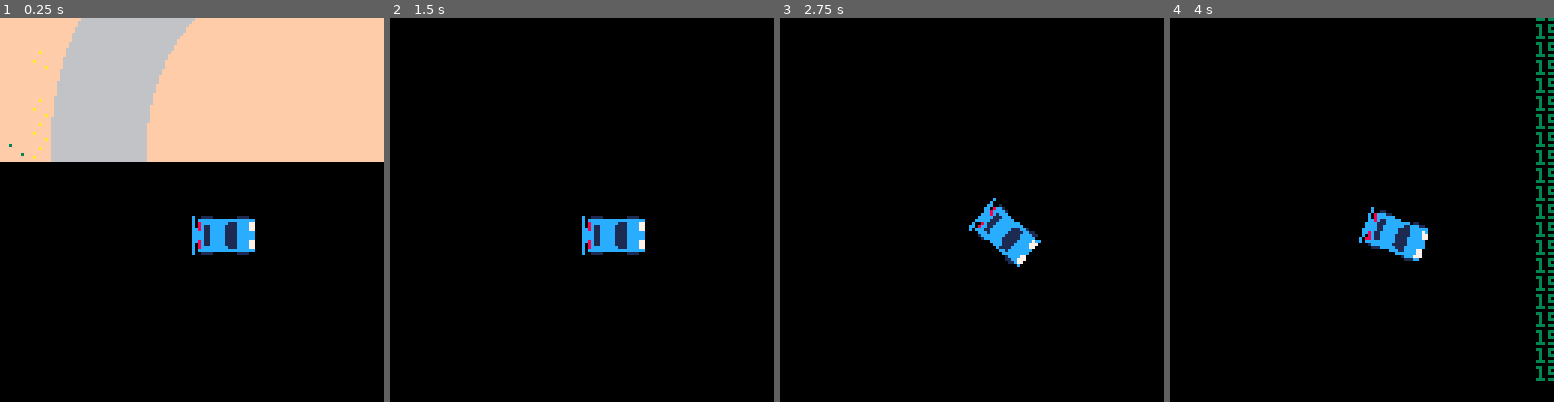
Above: before the commit, frames 1-4 (left to right).
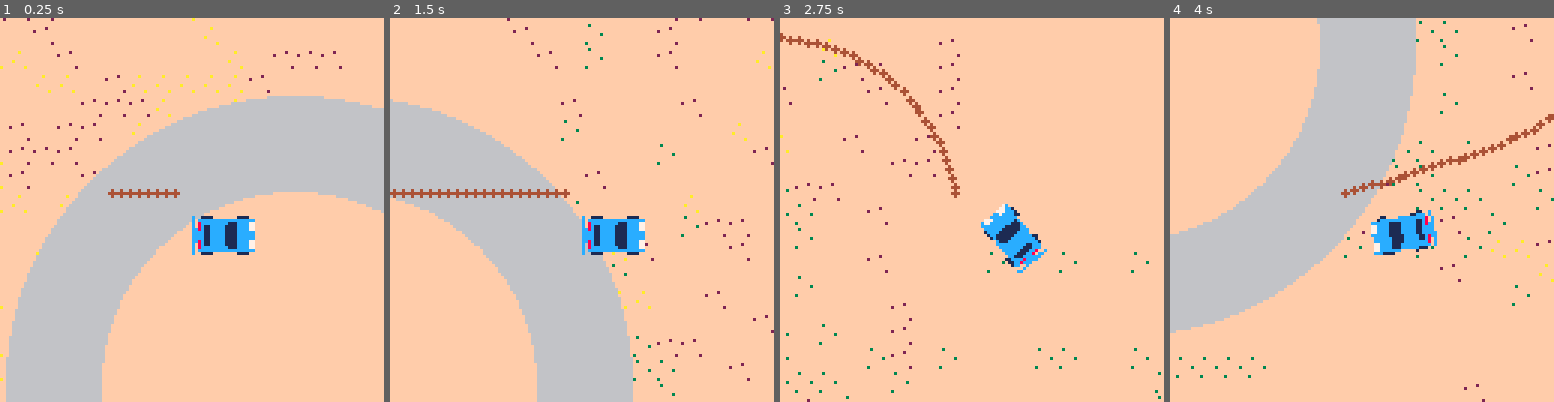
Above: after the commit, the same moments.

Repository: graearea/pico8
Game: PICO-8 cartridge drift.p8
Same seed, same stepped clock (60 frames per second), same inputs: the game is played once before the commit and once after it.
Inputs:
- Up to frame 1 (0.25 s): no input
- Up to frame 2 (1.5 s): no input
- Up to frame 3 (2.75 s): hold Right 1.6-2.1 s; hold Right from 2.47 s (still down)
- Up to frame 4 (4 s): release Right at 3.03 s; hold Left 3.08-3.58 s

The runs differ from the first frame. In frame 1, 80% of the frame differs, in the area x 0-100%, y 0-100%; in frame 2, 99%; in frame 3, 99%; in frame 4, 99%.

Commit message:
fixed skiddies

Diff:
--- a/drift.p8
+++ b/drift.p8
@@ -46,14 +46,17 @@
   dy=(self.speed*sin(-self.d_travel/360))
   self.x=self.x+dx
   self.y=self.y+dy
+
+  self:draw_skidmarks()
+	end	,
+
+ draw_skidmarks=function(self)
   add(self.skidmarks,{x=self.x,y=self.y})
-	end	,
+ end,
 
 	draw=function(self)
-	 print("bob",self.x+64,self.y+120)
-	 for sx,sy in pairs(self.skidmarks) do
-	 	print(self.x,self.y)
-		 circfill(sx,sy,1,4)
+	 for b,skid in pairs(self.skidmarks) do
+		 circfill(skid.x,skid.y,1,4)
 	 end
 	 spr_r(0,self.x,self.y,self.angle)
  end
